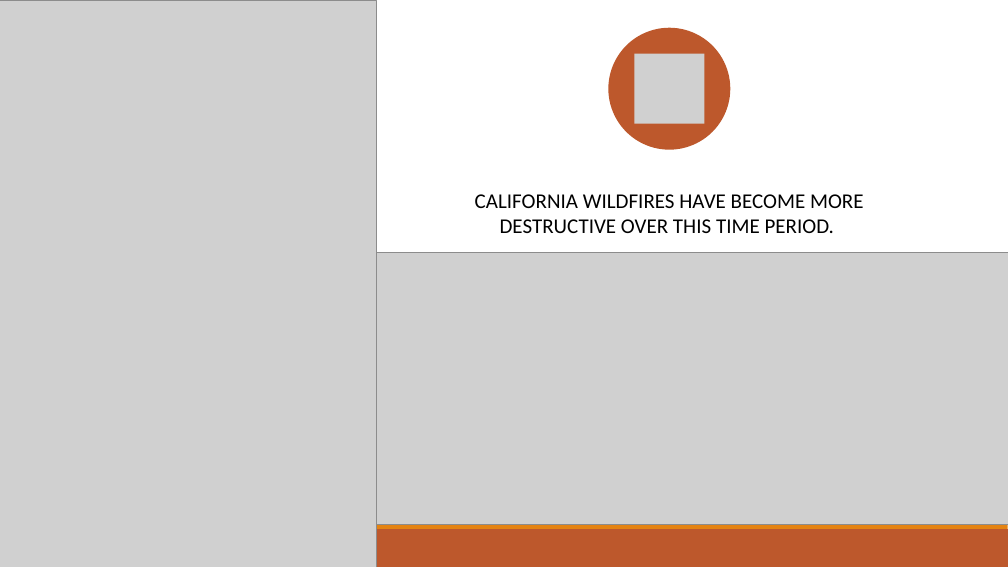
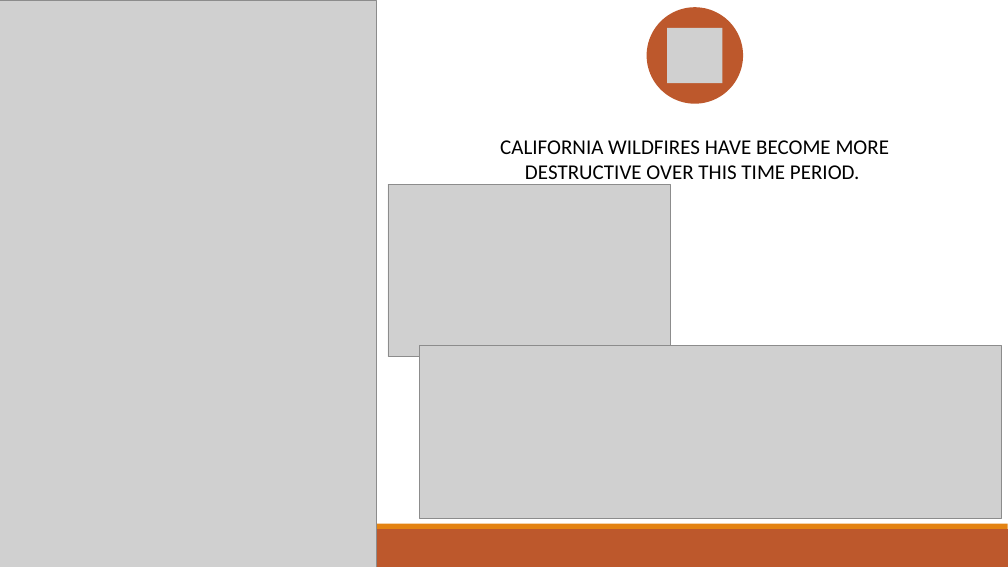
Before and after one commit to MThorpester/California-Wildfires, a slide deck: slide 9 of Margaret/Project Docs/CA Wildfire Dashboard Pres.pptx (slide 10 before the commit). Drawn at 1008x567 pixels with LibreOffice and Linux fonts; fonts in the diff are those of the drawing; grey boxes stand for pictures. Boxes give left, top, right and bottom in pixels: in the first picture for what was removed or moved away, otherwise in the second. Text is boxed around its words. In the diff, an @@ line names an element or a change of style, - is before the commit and + after.

```diff
--- a/Margaret/Project Docs/CA Wildfire Dashboard Pres.pptx
+++ b/Margaret/Project Docs/CA Wildfire Dashboard Pres.pptx
@@ ellipse resized from (x1=609, y1=28, x2=730, y2=150) to (x1=647, y1=8, x2=743, y2=104) @@
@@ picture added at (x1=667, y1=28, x2=722, y2=83) @@
@@ picture removed at (x1=634, y1=54, x2=705, y2=124) @@
@@ text "CALIFORNIA WILDFIRES HAVE BECOME MORE ..." rewrapped from (x1=475, y1=194, x2=864, y2=233) to (x1=500, y1=140, x2=890, y2=186) @@
@@ picture added at (x1=388, y1=185, x2=671, y2=358) @@
@@ picture resized from (x1=377, y1=253, x2=1008, y2=525) to (x1=420, y1=346, x2=1002, y2=519) @@
```
Also in this commit, not shown: 8 other slides changed, 1 slide removed, 8 other files.
